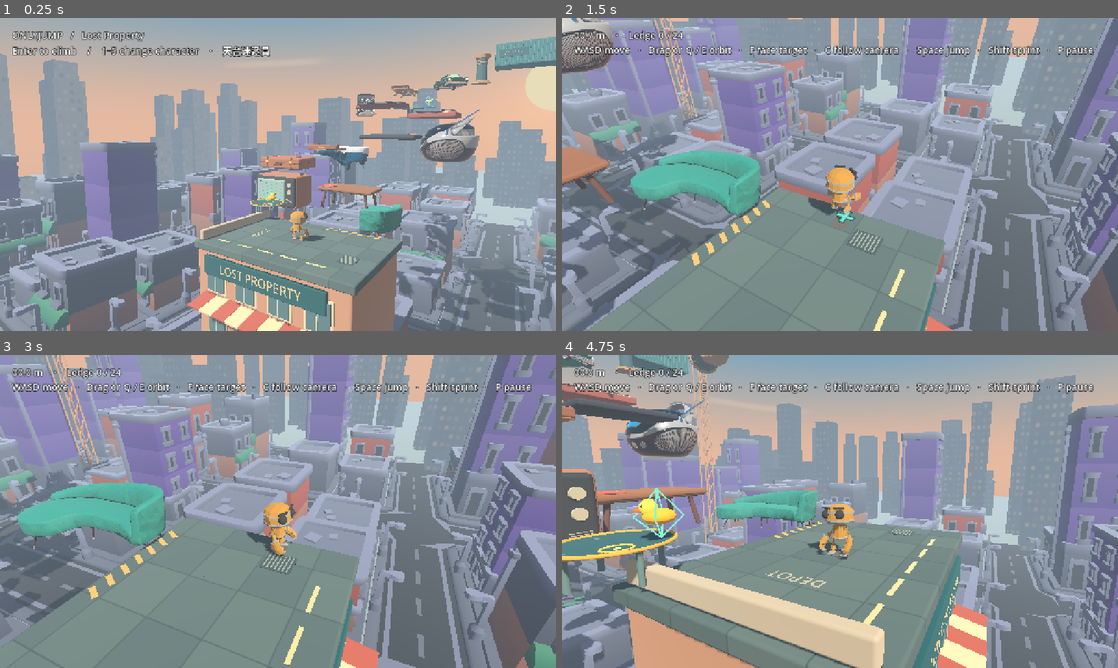
Above: before the commit, frames 1-4 (two rows, left to right).
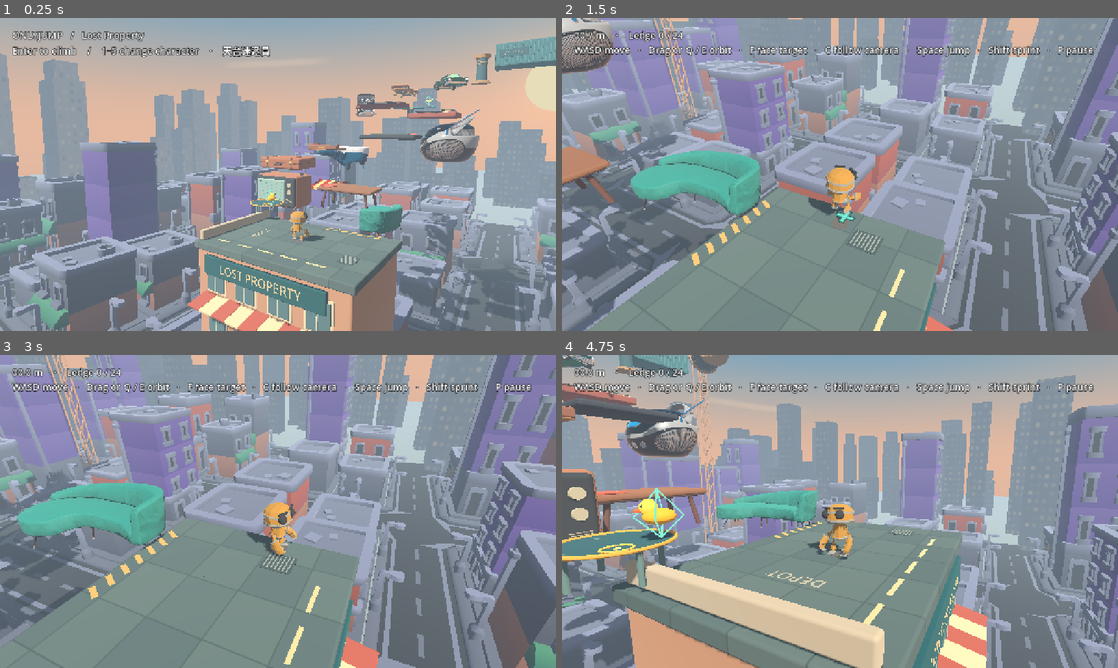
Above: after the commit, the same moments.

Repository: penny323mo/OnlyJump
Game: Godot game, scene res://game/summit.tscn
Two runs of this game, one before a commit and one after it. Both use one fixed random seed, a clock stepped at 60 frames per second and the inputs below.
Inputs (mouse positions are in pixels of both pictures, inside the frame that each line leads up to):
- Up to frame 1 (0.25 s): no input
- Up to frame 2 (1.5 s): tap Enter at 0.5, 0.6 s; move the mouse to (962, 158) at 0.52 s; hold D 0.53-1.25 s; click (962, 158) at 0.67 s; tap Space at 0.77 s; drag from (728, 190) to (812, 237) at 1.27 s
- Up to frame 3 (3 s): tap Space at 2 s; move the mouse to (333, 442) at 2.02 s; hold D 2.03-2.75 s; tap 5 at 2.1 s; drag from (250, 574) to (111, 464) at 2.77 s
- Up to frame 4 (4.75 s): move the mouse to (1006, 558) at 3.52 s; hold A 3.53-4.25 s; tap C at 3.6 s; tap Space at 3.77 s; drag from (673, 464) to (756, 433) at 4.27 s

The runs differ from the first frame. In frame 1, 0.4% of the frame differs, in the area x 56-81%, y 51-98%; in frame 2, 0.7%, in the area x 0-13%, y 72-84%; in frame 3, 0.2%; in frame 4, 0.6%.

Commit message:
Catch drawer falls on a sloped shop awning and track standing height

Diff:
--- a/game/ascent.gd
+++ b/game/ascent.gd
@@ -16,6 +16,7 @@
 var ledge := 0
 var alternate := false
 var best := 0.0
+var record_path := "user://summit.cfg"
 var muted := false
 var web: JavaScriptObject
 var web_callback: JavaScriptObject
@@ -89,12 +90,14 @@
 	camera.far = 320
 	add_child(audio)
 	var data := ConfigFile.new()
-	if data.load("user://summit.cfg") == OK:
+	if data.load(record_path) == OK:
 		player.costumes.select(str(data.get_value("controls","character","courier")))
 		follow_camera = data.get_value("controls","follow_camera",true)
 		show_route_ring = data.get_value("controls","route_ring",false)
 		show_landing_guide = data.get_value("controls","landing_guide",true)
-		if data.has_section_key("run","best_ledge"):
+		if data.has_section_key("run","best_height"):
+			best = data.get_value("run","best_height",0.0)
+		elif data.has_section_key("run","best_ledge"):
 			var index := clampi(data.get_value("run","best_ledge",0),0,Islands.ROUTE.size()-1)
 			best = Islands.ROUTE[index].y
 		else:
@@ -121,16 +124,13 @@
 
 func save_record() -> void:
 	var data := ConfigFile.new()
-	var index := 0
-	for i in Islands.ROUTE.size():
-		if best+.001 >= Islands.ROUTE[i].y: index = i
-	data.set_value("run","best_ledge",index)
+	data.set_value("run","best_height",best)
 	data.set_value("controls","character",player.costumes.key)
 	data.set_value("controls","follow_camera",follow_camera)
 	data.set_value("controls","route_ring",show_route_ring)
 	data.set_value("controls","landing_guide",show_landing_guide)
 	data.set_value("run","muted",muted)
-	data.save("user://summit.cfg")
+	data.save(record_path)
 
 func web_command(args: Array) -> void:
 	if args.is_empty():
@@ -286,10 +286,7 @@
 		Islands.Branches.BOARD,Islands.Branches.DRAWER: notice="開始鬆脫，快跳！"
 		Islands.Branches.BED,Islands.Branches.COIL: notice="跳落細圈先會彈起"
 		Islands.Branches.SHEET: notice="被單接住咗你"
-	var landmark: Vector3=Islands.ROUTE[art.stage(index)]
-	if landmark.y > best:
-		best = landmark.y
-		save_record()
+		Islands.Branches.AWNING: notice="布篷接住咗你，跳返木茶几"
 	if index == Islands.ROUTE.size()-1:
 		phase = "won"
 		landing_guide.hide()
@@ -297,7 +294,7 @@
 	elif player.jump_count > last_jump_count:
 		play_sound(1)
 	last_jump_count = player.jump_count
-	update_hud()
+	hud_clock = .06 # Publish the landing after this tick's height and pickup updates.
 
 func keyboard_move() -> Vector2:
 	return Vector2(
@@ -337,6 +334,11 @@
 	if turn != 0: orbit(turn*delta*2.1/3.55,0)
 	var move := world_move()
 	player.step(delta,move,sprint or Input.is_physical_key_pressed(KEY_SHIFT))
+	if player.is_on_floor() and player.grounded_ledge>=0 and not player.grab.active:
+		var foot_height:=snappedf(player.position.y,.1)
+		if foot_height>best:
+			best=foot_height
+			save_record()
 	if phase=="playing":
 		var found:=art.pickups.collect(player.position,delta)
 		if found!="":
@@ -411,6 +413,13 @@
 		var hit := space.intersect_ray(query)
 		if not hit.is_empty():
 			safe_distance = minf(safe_distance,maxf(0.42,query.from.distance_to(hit.position)-0.20))
+	# A low foreground prop can hide the landing even when the head is clear.
+	query.from = player.position+Vector3.UP*.12
+	query.to = pivot+back*safe_distance
+	var obstruction:=space.intersect_ray(query)
+	if not obstruction.is_empty():
+		var fraction:=query.from.distance_to(obstruction.position)/query.from.distance_to(query.to)
+		safe_distance=maxf(.42,safe_distance*fraction-.20)
 	if snap or safe_distance < camera_distance:
 		camera_distance = safe_distance
 	else:
--- a/game/branch_routes.gd
+++ b/game/branch_routes.gd
@@ -9,11 +9,13 @@
 const SHEET := 105
 const COIL := 106
 const FAN := 107
-# Off-route objects have independent IDs. Save files only store main landmarks.
+const AWNING := 108
+# Each branch lists its position, equivalent main-route stage and next stop.
 const STOPS := {
 	FAN: ["天台大風扇",Vector3(-.75,7.32,-21.55),9,10],
 	BED: ["迷你彈床",Vector3(-3.70,.67,-2.55),1,3],
 	DRAWER: ["鬆脫抽屜",Vector3(-3.18,3.78,-8.94),5,6],
+	AWNING: ["士多布篷",Vector3(-3.34,1.03,-9.64),1,2],
 	POLE: ["斜晾衫桿",Vector3(-2.16,16.87,-13.24),19,21],
 	LIFT: ["走索吊籃",Vector3(-.35,17.05,-7.42),20,22],
 	BOARD: ["裂紋木板",Vector3(-6.94,19.32,-6.78),22,24],
@@ -47,6 +49,8 @@
 				b.set_meta("spring_target",main[STOPS[id][3]])
 				b.set_meta("spring_radius",.27 if id==BED else .215)
 				build_spring(art,b,id==BED)
+			AWNING:
+				build_awning(art,b)
 			FAN:
 				var hub:=art.cone(b,Vector3.DOWN*.08,.16,.46,.44,"e1a735",24)
 				var axle:=CollisionShape3D.new()
@@ -108,6 +112,43 @@
 				for side: float in [-1,1]:
 					art.box(b,Vector3(side*1.19,.003,0),Vector3(.085,.012,2.71),"e5d8bd")
 
+func build_awning(art: Props, body: StaticBody3D) -> void:
+	const WIDTH := 2.44
+	const DEPTH := 1.70
+	const STRIPES := 7
+	body.rotation.x=deg_to_rad(12)
+	var hit:=CollisionShape3D.new()
+	var surface:=BoxShape3D.new()
+	surface.size=Vector3(WIDTH,.06,DEPTH)
+	hit.shape=surface
+	hit.position.y=-surface.size.y*.5
+	body.add_child(hit)
+	var cloth:=SurfaceTool.new()
+	cloth.begin(Mesh.PRIMITIVE_TRIANGLES)
+	var fabric:=StandardMaterial3D.new()
+	fabric.vertex_color_use_as_albedo=true
+	fabric.cull_mode=BaseMaterial3D.CULL_DISABLED
+	fabric.roughness=.9
+	cloth.set_material(fabric)
+	for i in STRIPES:
+		cloth.set_color(Color("dc584c" if i%2==0 else "ffe5af").srgb_to_linear())
+		var left:=Vector3(WIDTH*(float(i)/STRIPES-.5),0,DEPTH*.5)
+		var right:=left+Vector3.RIGHT*(WIDTH/STRIPES)
+		var back:=Vector3.FORWARD*DEPTH
+		cloth.set_normal(Vector3.UP)
+		for p: Vector3 in [left,left+back,right,right,left+back,right+back]: cloth.add_vertex(p)
+		cloth.set_normal(Vector3.BACK)
+		var mid:=(left+right)*.5+Vector3.DOWN*.24
+		for p: Vector3 in [left,right,mid,left,mid,left+Vector3.DOWN*.14,right,right+Vector3.DOWN*.14,mid]: cloth.add_vertex(p)
+	var skin:=MeshInstance3D.new()
+	skin.mesh=cloth.commit()
+	body.add_child(skin)
+	art.tube(body,Vector3(-WIDTH*.52,-.06,-DEPTH*.5),Vector3(WIDTH*.52,-.06,-DEPTH*.5),.065,"477777")
+	for x: float in [-WIDTH*.45,WIDTH*.45]:
+		var hinge:=Vector3(x,-.42,-DEPTH*.5)
+		art.tube(body,hinge,Vector3(x,-.055,DEPTH*.47),.034,"477777")
+		art.tube(body,hinge,Vector3(x,-.055,-DEPTH*.5),.034,"477777")
+
 func build_spring(art: Props, b: StaticBody3D, bed: bool) -> void:
 	var radius := .93 if bed else .52
 	var size: float = b.get_meta("spring_radius")
@@ -198,8 +239,11 @@
 			body.position=home+Vector3.RIGHT*(sin(t*42)*.026)
 		elif t<limit+1.1:
 			body.collision_layer=0
-			body.position=home+Vector3.DOWN*8*(t-limit)*(t-limit)
-			body.rotation.z=(t-limit)*.65
+			var falling:=t-limit
+			body.position=home+Vector3.DOWN*8*falling*falling
+			if id==DRAWER:
+				body.position+=Vector3(-.65,0,1.60)*smoothstep(.04,.63,falling)
+			body.rotation.z=falling*.65
 		elif t<limit+4.:
 			body.hide()
 		else:
--- a/tests/branches.gd
+++ b/tests/branches.gd
@@ -134,11 +134,27 @@
 	if not await leap(B.DRAWER,Vector3.ZERO,false):return
 	if not await leap(6,Vector3.ZERO,false):return
 	await start_on(4)
+	game.web_command(["branch"])
 	if not await leap(B.DRAWER,Vector3.ZERO,false):return
-	await frames(110)
+	await frames(145)
 	if not check(game.art.branches.bodies[B.DRAWER].collision_layer==0,"drawer gives way"):return
-	await frames(246)
+	if not check(game.player.is_on_floor() and game.ledge==B.AWNING and game.falls==1,"striped awning catches drawer fall"):return
+	for height: float in [.12,.65,1.12]:
+		var subject:=game.player.position+Vector3.UP*height
+		var sight:=PhysicsRayQueryParameters3D.create(game.camera.position,subject)
+		sight.exclude=[game.player.get_rid()]
+		if not check(game.camera.is_position_in_frustum(subject) and game.get_world_3d().direct_space_state.intersect_ray(sight).is_empty(),"suitcase leaves recovered climber visible"):return
+	var normal:=game.player.get_floor_normal()
+	if not check(normal.y>.94 and normal.z>.18 and game.art.destination(game.ledge,false)==2,"awning cloth slopes towards the coffee table"):return
+	if not await leap(2):return
+	if not await leap(3):return
+	if not check(game.falls==1,"rejoin main route without respawning"):return
+	await frames(226)
 	if not check(game.art.branches.bodies[B.DRAWER].collision_layer==1,"drawer returns"):return
+	await start_on(4)
+	if not await leap(B.DRAWER,Vector3(0,0,.68),false):return
+	await frames(210)
+	if not check(game.ledge==0 and game.falls==1 and game.player.position.length()<.12,"outer lip misses the awning"):return
 	await start_on(8)
 	if not await leap(B.FAN,Vector3.ZERO,false):return
 	var local_foot: Vector3=game.art.branches.bodies[B.FAN].to_local(game.player.position)
--- /dev/null
+++ b/tests/records.gd
@@ -0,0 +1,43 @@
+extends "res://tests/branches.gd"
+
+var fixture := "user://onlyjump-record-test-%s-%s.cfg" % [OS.get_process_id(),Time.get_ticks_usec()]
+
+func reopen() -> void:
+	if is_instance_valid(game): game.free()
+	game=Game.new()
+	game.record_path=fixture
+	root.add_child(game)
+
+func run() -> void:
+	var legacy:=ConfigFile.new()
+	legacy.set_value("run","best",Land.PREVIOUS_HEIGHTS[4])
+	legacy.set_value("controls","character","dino")
+	legacy.set_value("controls","follow_camera",false)
+	legacy.set_value("run","muted",true)
+	legacy.save(fixture)
+	reopen()
+	if not check(is_equal_approx(game.best,Land.ROUTE[4].y),"old course height keeps the equivalent landmark"):return
+	legacy.set_value("run","best_ledge",7)
+	legacy.save(fixture)
+	reopen()
+	if not check(is_equal_approx(game.best,Land.ROUTE[7].y),"landmark save takes precedence over old course height"):return
+	await start_on(19)
+	if not await leap(B.LIFT,Vector3.ZERO,false):return
+	var boarding:=game.best
+	if not check(is_equal_approx(boarding,snappedf(game.player.position.y,.1)),"boarding height matches the basket floor"):return
+	while game.art.branches.clock<4.1: await frames(1)
+	var top:=game.best
+	if not check(is_equal_approx(top,18.2) and top>boarding+1 and game.player.is_on_floor(),"basket ride raises the standing record"):return
+	game.web_command(["jump"])
+	await frames(18)
+	if not check(game.player.position.y>top+.9 and not game.player.is_on_floor() and is_equal_approx(game.best,top),"airborne peak does not raise standing record"):return
+	reopen()
+	if not check(is_equal_approx(game.best,top) and game.player.costumes.key=="dino" and not game.follow_camera and game.muted,"basket record and settings survive relaunch"):return
+	await start_on(4)
+	if not await leap(B.DRAWER,Vector3.ZERO,false):return
+	await frames(145)
+	if not check(game.ledge==B.AWNING and game.falls==1 and is_equal_approx(game.best,top),"low recovery keeps lifetime record"):return
+	print("PASS standing height, moving basket, old saves and relaunch")
+	game.free()
+	DirAccess.remove_absolute(fixture)
+	quit()
